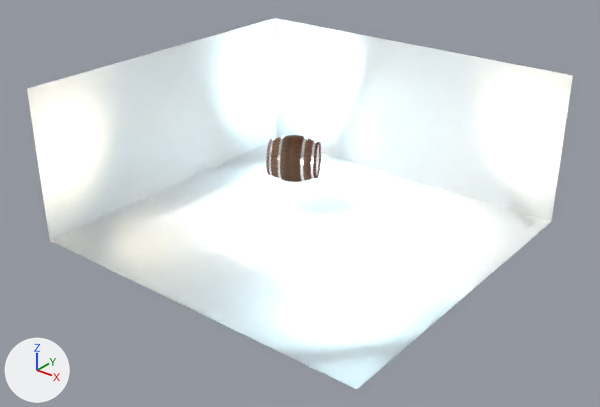
The Blender file LIB/Shading/Asset/Tonneau/tonneau02.blend as it was, and as the next commit left it.
Both versions are drawn from a 50 mm lens placed at (9.94, -14.61, 8.39), pointed at (-0.04, -2.13, 0.66). The axes (+X, +Y, +Z) are drawn at lower left. The lights are the same throughout.

Names of what the first picture shows: 'Studio'.
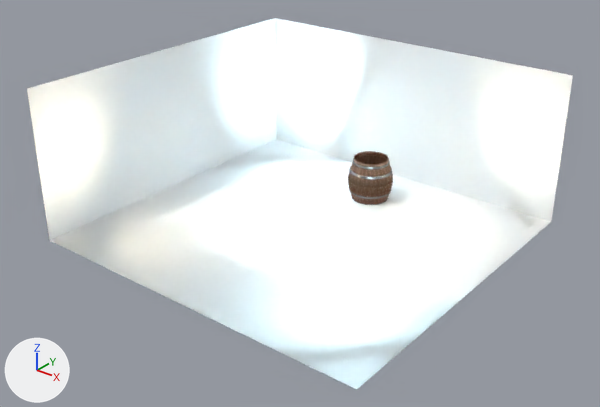
ob_tonneau is not drawn itself; it is the parent of ob_beziercircle_029, ob_beziercircle_028, ob_beziercircle_027, ob_beziercircle_026, ob_beziercircle_025, ob_beziercircle_024, ob_beziercircle_023, ob_beziercircle_022.

Where the newer file only moved an object's origin or applied its transform, the numbers keep the older frame.

Diff of the bpy script that builds the scene:
```diff
--- a/LIB/Shading/Asset/Tonneau/tonneau02.blend.py
+++ b/LIB/Shading/Asset/Tonneau/tonneau02.blend.py
@@ me_cylinder_005 @@
 me_cylinder_005.from_pydata(...)  # 64 vertices, 34 faces; spans x -1.0..1.0, y -1.0..1.0, z -1.0..1.0
 # used by ob_cylinder; parent = ob_tonneau; location = (1.254, 0.0, 0.0); rotation_euler = (0.0, 1.571, 0.0), in degrees (0, 90, 0); scale = (1.0, 1.0, 1.28)
+# me_cylinder_005 part 1: the whole mesh is multiplied about its middle by the matrix ((0.0, 0.0, 1.283), (0.492, 0.87, 0.0), (-0.679, 0.384, 0.0)), then moved by (2.05, 2.39, 3.25)
@@ ob_tonneau @@
 ob_tonneau = bpy.data.objects.new('Tonneau', None)
-ob_tonneau.location = (-1.299, -1.931, 1.098)
-ob_tonneau.rotation_euler = (0.0, 0.0, 0.515)  # degrees (0, 0, 30)
+ob_tonneau.location = (0.0, 0.0, 1.098)
+ob_tonneau.rotation_euler = (0.0, 1.571, 0.0)  # degrees (0, 90, 0)
 ob_tonneau.scale = (0.395, 0.395, 0.395)
```

What differs and where, as boxes (x1, y1, x2, y2) in the pictures (600 x 407 px):
'Arc02', moved, turned: before (269, 136, 317, 182); after (349, 158, 392, 205)
'BezierCircle.026', moved, turned: before (267, 151, 317, 158); after (368, 164, 373, 204)
'BezierCircle.013', moved, turned: before (266, 156, 316, 162); after (363, 164, 369, 204)
'BezierCircle.000', moved, turned: before (266, 159, 316, 166); after (359, 163, 366, 204)
'BezierCircle.009', moved, turned: before (267, 147, 317, 155); after (371, 164, 377, 204)
'BezierCircle.017', moved, turned: before (266, 163, 316, 171); after (355, 162, 362, 203)
'BezierCircle.022', moved, turned: before (268, 143, 318, 151); after (375, 164, 382, 204)
'BezierCircle.004', moved, turned: before (266, 166, 316, 175); after (352, 161, 359, 201)
'BezierCircle.005', moved, turned: before (268, 139, 318, 148); after (379, 163, 386, 203)
'BezierCircle.021', moved, turned: before (267, 169, 316, 178); after (350, 160, 357, 200)
'BezierCircle.018', moved, turned: before (269, 137, 318, 145); after (382, 162, 389, 202)
'BezierCircle.001', moved, turned: before (270, 135, 319, 144); after (385, 161, 391, 201)
'BezierCircle.008', moved, turned: before (267, 172, 317, 180); after (349, 159, 355, 198)
'BezierCircle.025', moved, turned: before (268, 174, 317, 182); after (348, 158, 355, 196)
'Cylinder', reshaped (not visible afterwards): before (315, 144, 319, 175)
'BezierCircle.028', moved, turned (not visible before): after (373, 151, 377, 167)
'BezierCircle.024', moved, turned (not visible before): after (365, 151, 370, 167)
'BezierCircle.014', moved, turned: before (270, 135, 320, 143); after (386, 160, 392, 200)
'BezierCircle.011', moved, turned (not visible before): after (369, 151, 373, 164)
'BezierCircle.015', moved, turned (not visible before): after (377, 152, 381, 164)
'BezierCircle.007', moved, turned (not visible before): after (361, 151, 366, 164)
'BezierCircle.002', moved, turned (not visible before): after (380, 152, 384, 163)
'BezierCircle.020', moved, turned (not visible before): after (358, 152, 363, 163)
'BezierCircle.019', moved, turned (not visible before): after (383, 154, 386, 162)
'BezierCircle.003', moved, turned (not visible before): after (356, 153, 360, 161)
'BezierCircle.027', moved, turned (not visible before): after (388, 158, 393, 184)
'BezierCircle.006', moved, turned (not visible before): after (385, 154, 387, 161)
'BezierCircle.016', moved, turned (not visible before): after (355, 153, 358, 160)
